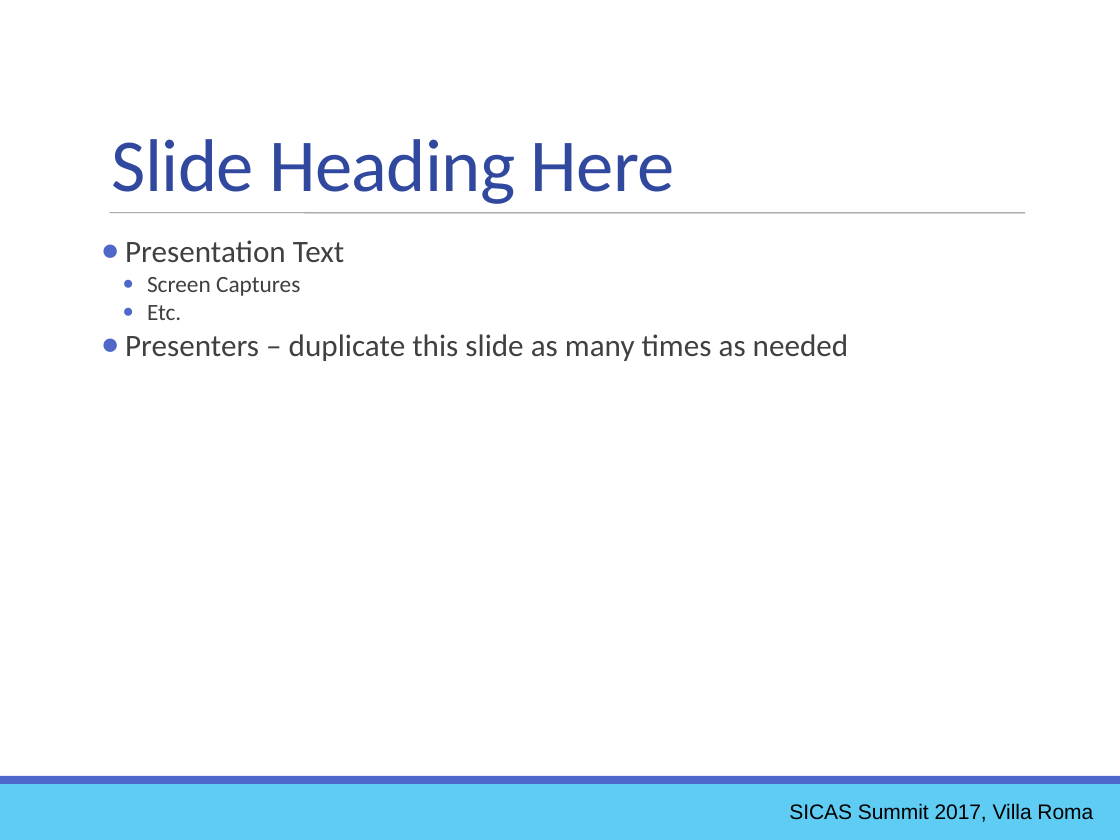
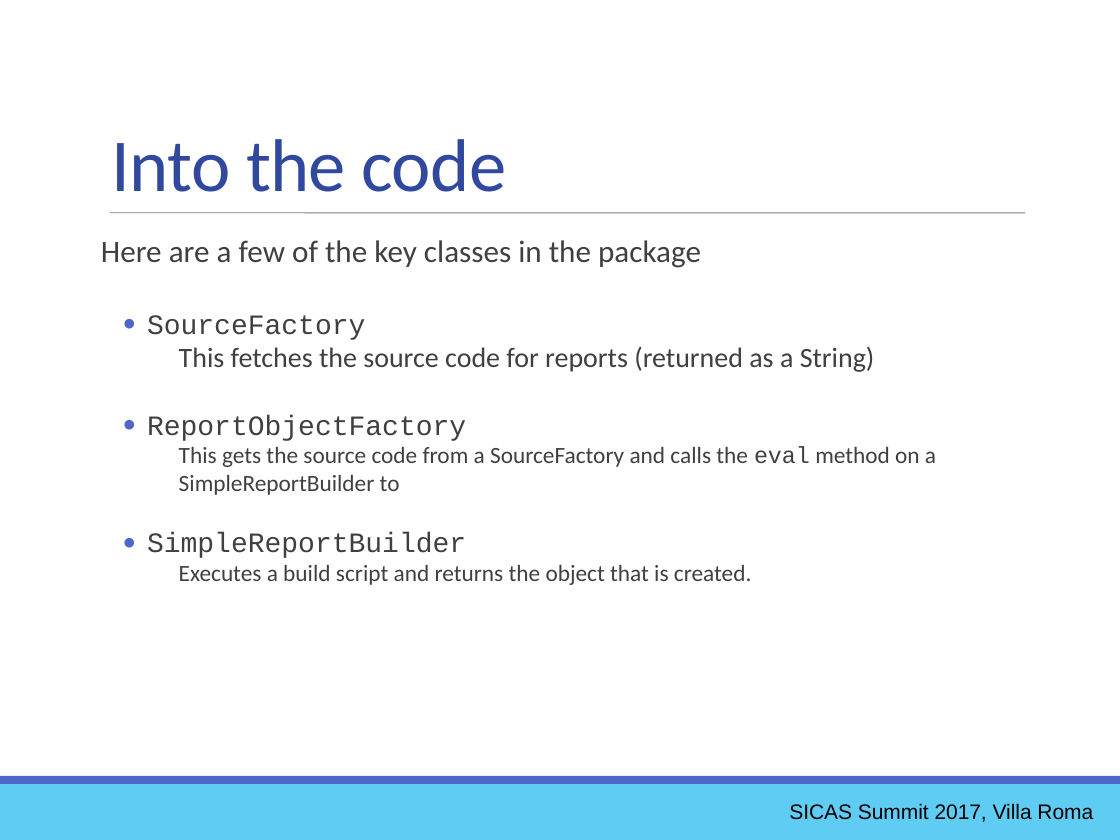
Before and after one commit to ewcole/simple_report, a slide deck: slide 33 of docs/SICAS_2017/Cole_Drop-In Reporting with Groovy.pptx. Drawn at 1120x840 pixels with LibreOffice and Linux fonts; fonts in the diff are those of the drawing. Boxes give left, top, right and bottom in pixels: in the first picture for what was removed or moved away, otherwise in the second. Text is boxed around its words. In the diff, an @@ line names an element or a change of style, - is before the commit and + after.

Commit message:
Start writing about SimpleReportBuilder

```diff
--- a/docs/SICAS_2017/Cole_Drop-In Reporting with Groovy.pptx
+++ b/docs/SICAS_2017/Cole_Drop-In Reporting with Groovy.pptx
@@ text at (x1=112, y1=139, x2=507, y2=192): text changed @@
-Slide Heading Here
+Into the code
@@ text at (x1=101, y1=240, x2=936, y2=585): text changed; size 20 to 15 pt @@
-● Presentation Text
-      ● Screen Captures
-      ● Etc.
-● Presenters – duplicate this slide as many times as needed
+Here are a few of the key classes in the package
+      ● SourceFactory
+        This fetches the source code for reports (returned as a String)
+      ● ReportObjectFactory
+        This gets the source code from a SourceFactory and calls the eval method on a SimpleReportBuilder to
+      ● SimpleReportBuilder
+        Executes a build script and returns the object that is created.
```
Also in this commit, not shown: 13 other slides changed, 2 slides added, 2 slides removed, 2 other files.
